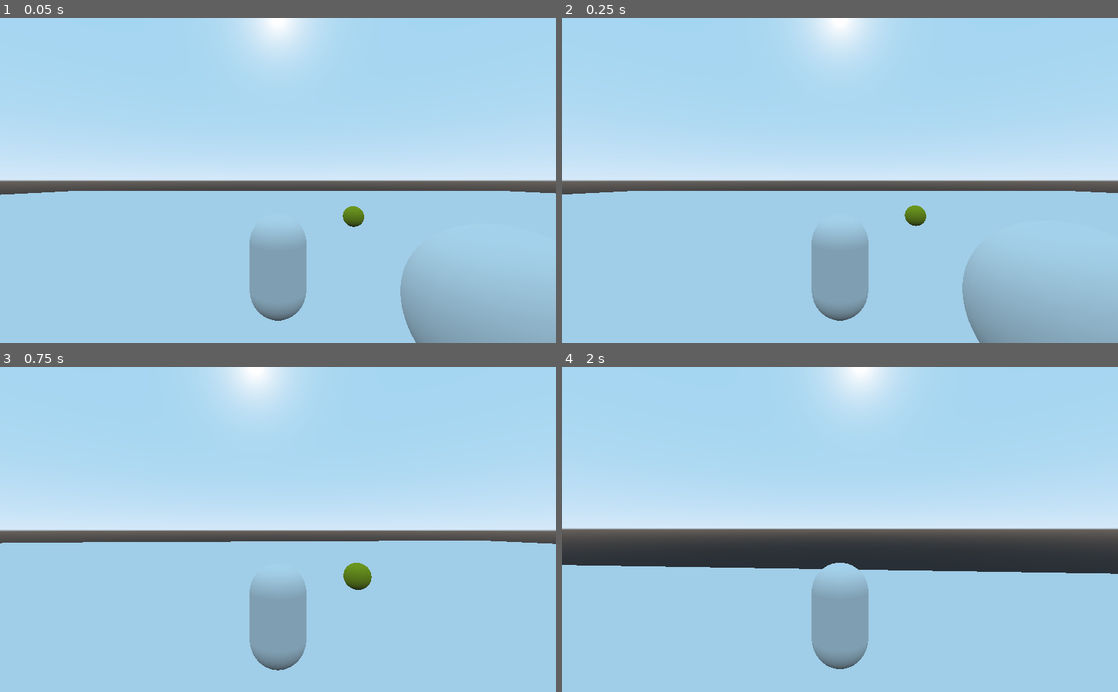
Above: before the commit, frames 1-4 (two rows, left to right).
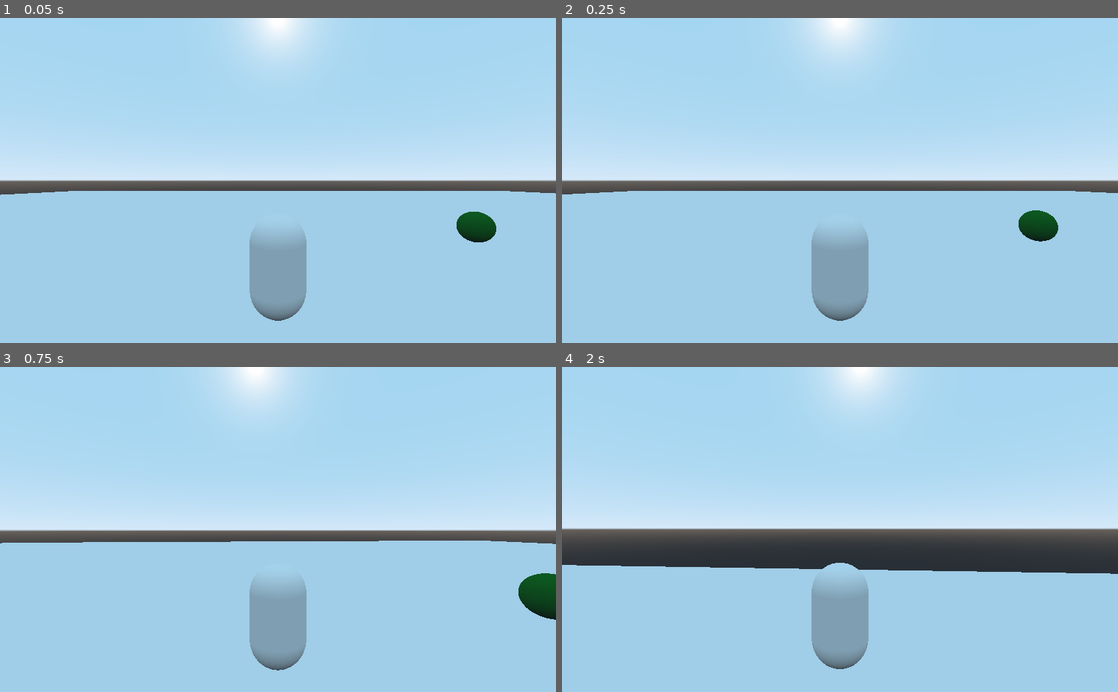
Above: after the commit, the same moments.

Repository: maf1an/RocnikovyProjekt
Game: Godot game, scene res://scenes/world/World.tscn
Same seed, same stepped clock (60 frames per second), same inputs: the game is played once before the commit and once after it. The project has no main scene, so this scene is started directly.
Inputs (mouse positions are in pixels of both pictures, inside the frame that each line leads up to):
- Up to frame 1 (0.05 s): no input
- Up to frame 2 (0.25 s): no input
- Up to frame 3 (0.75 s): tap Enter at 0.5 s; move the mouse to (305, 529) at 0.52 s; hold W (forward) from 0.53 s (still down); hold Shift (sprint) from 0.53 s (still down)
- Up to frame 4 (2 s): keep holding W (forward); tap Space (jump) at 0.77, 1.52 s; move the mouse to (812, 529) at 1.27 s; release Shift (sprint) at 1.28 s; tap Shift (sprint) at 1.35 s

The runs differ from the first frame. In frame 1, 4.6% of the frame differs, in the area x 61-100%, y 57-100%; in frame 2, 4.9%; in frame 3, 1.1%; in frame 4, nothing differs.

Commit message:
Zobranie objektu

Diff:
--- /dev/null
+++ b/fps/scenes/world/World.gd
@@ -0,0 +1,13 @@
+extends Spatial
+
+
+# Declare member variables here. Examples:
+# var a = 2
+# var b = "text"
+
+
+# Called when the node enters the scene tree for the first time.
+func _ready():
+# Called every frame. 'delta' is the elapsed time since the previous frame.
+#func _process(delta):
+	pass
--- a/fps/scenes/world/World.tscn
+++ b/fps/scenes/world/World.tscn
@@ -1,15 +1,23 @@
-[gd_scene load_steps=7 format=2]
+[gd_scene load_steps=9 format=2]
 
 [ext_resource path="res://scenes/world/Ground.tscn" type="PackedScene" id=1]
 [ext_resource path="res://scenes/world/Obstacle.tscn" type="PackedScene" id=2]
 [ext_resource path="res://scenes/player/Player.tscn" type="PackedScene" id=3]
-[ext_resource path="res://scenes/world/Body.tscn" type="PackedScene" id=4]
+[ext_resource path="res://scenes/world/World.gd" type="Script" id=5]
+[ext_resource path="res://scenes/world/area.gd" type="Script" id=6]
 
 [sub_resource type="SphereShape" id=1]
 
+[sub_resource type="SpatialMaterial" id=3]
+albedo_color = Color( 0.0235294, 0.419608, 0.0980392, 1 )
+
 [sub_resource type="SphereMesh" id=2]
+material = SubResource( 3 )
+radius = 0.5
+height = 1.0
 
 [node name="World" type="Spatial"]
+script = ExtResource( 5 )
 
 [node name="Ground" parent="." instance=ExtResource( 1 )]
 transform = Transform( 50, 0, 0, 0, 0.2, 0, 0, 0, 50, 0, 0, 0 )
@@ -34,10 +42,9 @@
 [node name="Player" parent="." instance=ExtResource( 3 )]
 transform = Transform( 1, 0, 0, 0, 1, 0, 0, 0, 1, -2.56795, 0.306048, -1.38251 )
 
-[node name="StaticBody" parent="." instance=ExtResource( 4 )]
-transform = Transform( 0.5, 0, 0, 0, 0.5, 0, 0, 0, 0.5, 1.14609, 0.865826, -8.7174 )
-
 [node name="Area" type="Area" parent="."]
+transform = Transform( 1, 0, 0, 0, 1, 0, 0, 0, 1, 2.09334, 0, 0 )
+script = ExtResource( 6 )
 
 [node name="CollisionShape" type="CollisionShape" parent="Area"]
 shape = SubResource( 1 )
@@ -46,3 +53,18 @@
 transform = Transform( 1, 0, 0, 0, 1, 0, 0, 0, 1, 0, 1.11396, 0 )
 mesh = SubResource( 2 )
 material/0 = null
+
+[node name="Area2" type="Area" parent="."]
+transform = Transform( 1, 0, 0, 0, 1, 0, 0, 0, 1, 3.92884, 0, -4.91292 )
+script = ExtResource( 6 )
+
+[node name="CollisionShape" type="CollisionShape" parent="Area2"]
+shape = SubResource( 1 )
+
+[node name="MeshInstance" type="MeshInstance" parent="Area2"]
+transform = Transform( 1, 0, 0, 0, 1, 0, 0, 0, 1, 0, 1.11396, 0 )
+mesh = SubResource( 2 )
+material/0 = null
+
+[connection signal="body_entered" from="Area" to="Area" method="_on_Area_body_entered"]
+[connection signal="body_entered" from="Area2" to="Area2" method="_on_Area_body_entered"]
--- /dev/null
+++ b/fps/scenes/world/area.gd
@@ -0,0 +1,21 @@
+extends Area
+
+
+# Declare member variables here. Examples:
+# var a = 2
+# var b = "text"
+
+
+# Called when the node enters the scene tree for the first time.
+func _ready():
+	pass # Replace with function body.
+
+
+# Called every frame. 'delta' is the elapsed time since the previous frame.
+#func _process(delta):
+#	pass
+
+
+func _on_Area_body_entered(body):
+	if body.get_name() == "Player":
+		queue_free()
